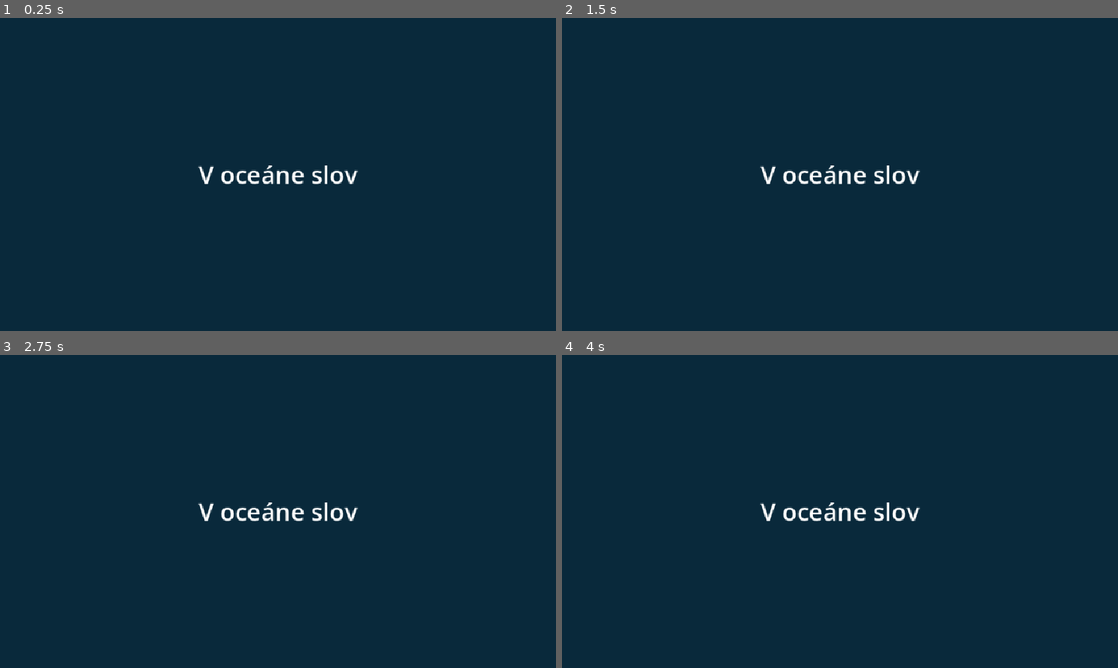
Above: before the commit, frames 1-4 (two rows, left to right).
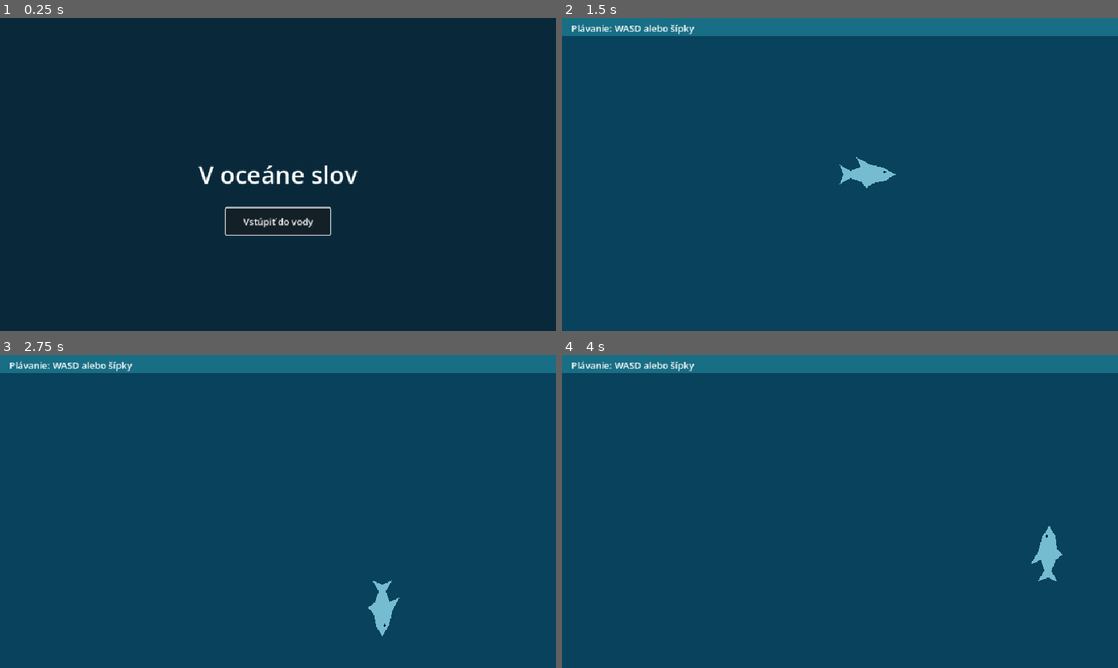
Above: after the commit, the same moments.

Repository: UCM-MS/T6-Projekt-V-oceane-slov
Game: Godot game, scene res://start.tscn
The game is run twice, just before and just after one commit, with the same random seed, the same clock (stepped at 60 frames per second) and the same inputs.
Inputs (mouse positions are in pixels of both pictures, inside the frame that each line leads up to):
- Up to frame 1 (0.25 s): no input
- Up to frame 2 (1.5 s): click (840, 221) at 0.5 s, where only the run after the commit has a clickable "Vstúpiť do vody"; tap Enter at 1.25 s; hold D (swim_right, bound only after the commit) from 1.28 s (still down)
- Up to frame 3 (2.75 s): release D (swim_right, bound only after the commit) at 2.03 s; hold S (swim_down, bound only after the commit) from 2.03 s (still down)
- Up to frame 4 (4 s): release S (swim_down, bound only after the commit) at 2.78 s; hold D (swim_right, bound only after the commit) 2.78-3.53 s; hold W (swim_up, bound only after the commit) from 3.53 s (still down)

The runs differ from the first frame. In frame 1, 0.5% of the frame differs, in the area x 40-60%, y 60-70%; in frame 2, 100%, in the area x 0-100%, y 0-100%; in frame 3, 100%; in frame 4, 100%.

Commit message:
pridanie základnej test scény

Diff:
--- a/project/game/project.godot
+++ b/project/game/project.godot
@@ -20,6 +20,33 @@
 window/size/viewport_height=540
 window/stretch/mode="canvas_items"
 
+[input]
+
+swim_left={
+"deadzone": 0.2,
+"events": [Object(InputEventKey,"resource_local_to_scene":false,"resource_name":"","device":16,"window_id":0,"alt_pressed":false,"shift_pressed":false,"ctrl_pressed":false,"meta_pressed":false,"pressed":false,"keycode":0,"physical_keycode":65,"key_label":0,"unicode":0,"location":0,"echo":false,"script":null)
+, Object(InputEventKey,"resource_local_to_scene":false,"resource_name":"","device":16,"window_id":0,"alt_pressed":false,"shift_pressed":false,"ctrl_pressed":false,"meta_pressed":false,"pressed":false,"keycode":0,"physical_keycode":4194319,"key_label":0,"unicode":0,"location":0,"echo":false,"script":null)
+]
+}
+swim_right={
+"deadzone": 0.2,
+"events": [Object(InputEventKey,"resource_local_to_scene":false,"resource_name":"","device":16,"window_id":0,"alt_pressed":false,"shift_pressed":false,"ctrl_pressed":false,"meta_pressed":false,"pressed":false,"keycode":0,"physical_keycode":68,"key_label":0,"unicode":0,"location":0,"echo":false,"script":null)
+, Object(InputEventKey,"resource_local_to_scene":false,"resource_name":"","device":16,"window_id":0,"alt_pressed":false,"shift_pressed":false,"ctrl_pressed":false,"meta_pressed":false,"pressed":false,"keycode":0,"physical_keycode":4194321,"key_label":0,"unicode":0,"location":0,"echo":false,"script":null)
+]
+}
+swim_up={
+"deadzone": 0.2,
+"events": [Object(InputEventKey,"resource_local_to_scene":false,"resource_name":"","device":16,"window_id":0,"alt_pressed":false,"shift_pressed":false,"ctrl_pressed":false,"meta_pressed":false,"pressed":false,"keycode":0,"physical_keycode":87,"key_label":0,"unicode":0,"location":0,"echo":false,"script":null)
+, Object(InputEventKey,"resource_local_to_scene":false,"resource_name":"","device":16,"window_id":0,"alt_pressed":false,"shift_pressed":false,"ctrl_pressed":false,"meta_pressed":false,"pressed":false,"keycode":0,"physical_keycode":4194320,"key_label":0,"unicode":0,"location":0,"echo":false,"script":null)
+]
+}
+swim_down={
+"deadzone": 0.2,
+"events": [Object(InputEventKey,"resource_local_to_scene":false,"resource_name":"","device":16,"window_id":0,"alt_pressed":false,"shift_pressed":false,"ctrl_pressed":false,"meta_pressed":false,"pressed":false,"keycode":0,"physical_keycode":83,"key_label":0,"unicode":0,"location":0,"echo":false,"script":null)
+, Object(InputEventKey,"resource_local_to_scene":false,"resource_name":"","device":16,"window_id":0,"alt_pressed":false,"shift_pressed":false,"ctrl_pressed":false,"meta_pressed":false,"pressed":false,"keycode":0,"physical_keycode":4194322,"key_label":0,"unicode":0,"location":0,"echo":false,"script":null)
+]
+}
+
 [rendering]
 
 renderer/rendering_method="gl_compatibility"
--- /dev/null
+++ b/project/game/shark.gd
@@ -0,0 +1,17 @@
+extends Node2D
+
+const SWIM_SPEED := 240.0
+const TURN_SPEED := 9.0
+const EDGE_MARGIN := Vector2(56.0, 56.0)
+
+
+func _physics_process(delta: float) -> void:
+	var direction := Input.get_vector("swim_left", "swim_right", "swim_up", "swim_down")
+	if direction == Vector2.ZERO:
+		return
+
+	var viewport_size := get_viewport_rect().size
+	position = (position + direction * SWIM_SPEED * delta).clamp(
+		EDGE_MARGIN, viewport_size - EDGE_MARGIN
+	)
+	rotation = lerp_angle(rotation, direction.angle(), 1.0 - exp(-TURN_SPEED * delta))
--- /dev/null
+++ b/project/game/start.gd
@@ -0,0 +1,9 @@
+extends Control
+
+
+func _ready() -> void:
+	$DiveButton.grab_focus()
+
+
+func _on_dive_pressed() -> void:
+	get_tree().change_scene_to_file("res://water.tscn")
--- a/project/game/start.tscn
+++ b/project/game/start.tscn
@@ -1,4 +1,6 @@
 [gd_scene format=3]
+
+[ext_resource type="Script" path="res://start.gd" id="1"]
 
 [node name="Start" type="Control"]
 layout_mode = 3
@@ -7,6 +9,7 @@
 anchor_bottom = 1.0
 grow_horizontal = 2
 grow_vertical = 2
+script = ExtResource("1")
 
 [node name="Title" type="Label" parent="."]
 layout_mode = 1
@@ -19,3 +22,17 @@
 text = "V oceáne slov"
 horizontal_alignment = 1
 vertical_alignment = 1
+
+[node name="DiveButton" type="Button" parent="."]
+layout_mode = 1
+anchor_left = 0.5
+anchor_top = 0.5
+anchor_right = 0.5
+anchor_bottom = 0.5
+offset_left = -90.0
+offset_top = 58.0
+offset_right = 90.0
+offset_bottom = 104.0
+text = "Vstúpiť do vody"
+
+[connection signal="pressed" from="DiveButton" to="." method="_on_dive_pressed"]
--- /dev/null
+++ b/project/game/water.tscn
@@ -0,0 +1,35 @@
+[gd_scene format=3]
+
+[ext_resource type="Script" path="res://shark.gd" id="1"]
+
+[node name="Water" type="Node2D"]
+
+[node name="Backdrop" type="ColorRect" parent="."]
+offset_right = 960.0
+offset_bottom = 540.0
+mouse_filter = 2
+color = Color(0.035, 0.26, 0.36, 1)
+
+[node name="Surface" type="ColorRect" parent="."]
+offset_right = 960.0
+offset_bottom = 32.0
+mouse_filter = 2
+color = Color(0.09, 0.43, 0.52, 1)
+
+[node name="Controls" type="Label" parent="."]
+offset_left = 16.0
+offset_top = 6.0
+text = "Plávanie: WASD alebo šípky"
+
+[node name="Shark" type="Node2D" parent="."]
+position = Vector2(480, 270)
+script = ExtResource("1")
+
+[node name="Silhouette" type="Polygon2D" parent="Shark"]
+color = Color(0.46, 0.74, 0.82, 1)
+polygon = PackedVector2Array(47, 0, 30, 11, 8, 15, -2, 24, -11, 13, -30, 6, -49, 17, -42, 0, -49, -17, -30, -6, -12, -13, -20, -30, 4, -17, 27, -12)
+
+[node name="Eye" type="Polygon2D" parent="Shark"]
+position = Vector2(29, -4)
+color = Color(0.035, 0.12, 0.18, 1)
+polygon = PackedVector2Array(-3, 0, 0, -3, 3, 0, 0, 3)
Not shown, added: project/game/shark.gd.uid
Not shown, added: project/game/start.gd.uid
